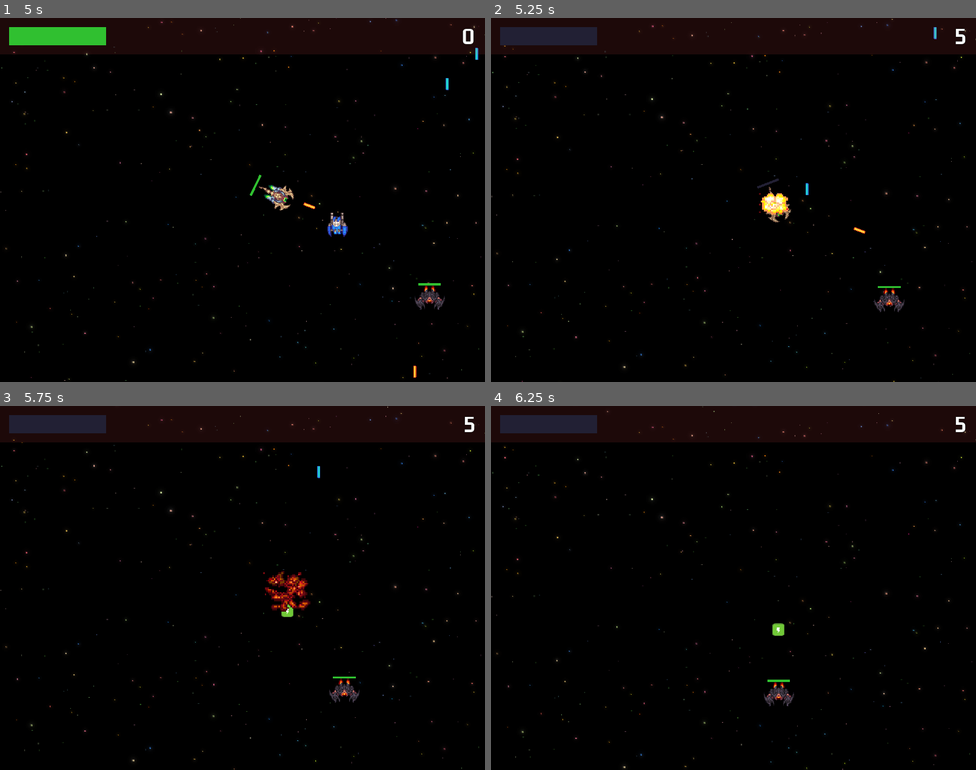
Above: before the commit, frames 1-4 (two rows, left to right).
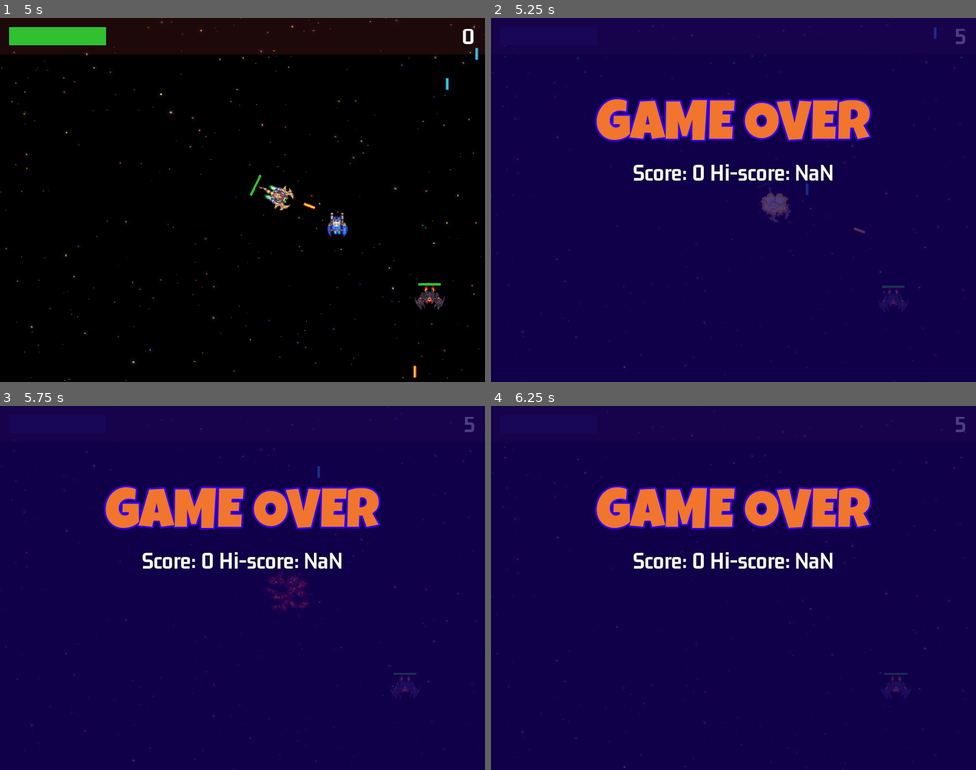
Above: after the commit, the same moments.

Repository: fj0lverkr/space-ace
Game: Godot game, scene res://scenes/main/main.tscn
Same seed, same stepped clock (60 frames per second), same inputs: the game is played once before the commit and once after it. Sound files missing from this copy of the repository are replaced by a short silence.
Inputs (mouse positions are in pixels of both pictures, inside the frame that each line leads up to):
- Up to frame 1 (5 s): click "Start" at 0.5 s; move the mouse to (349, 181) at 1.27 s; hold D (right) 1.28-2.03 s; click (349, 181) at 1.35 s; move the mouse to (145, 218) at 2.02 s; hold S (down) 2.03-2.78 s; click (145, 218) at 2.1 s; move the mouse to (291, 119) at 2.77 s; hold D (right) 2.78-3.53 s; click (291, 119) at 2.85 s; move the mouse to (218, 272) at 3.52 s; hold W (up) 3.53-4.28 s; click (218, 272) at 3.6 s; move the mouse to (388, 254) at 4.27 s; hold A (left) from 4.28 s (still down); click (388, 254) at 4.35 s
- Up to frame 2 (5.25 s): keep holding A (left); move the mouse to (588, 145) at 5.02 s; click (588, 145) at 5.1 s
- Up to frame 3 (5.75 s): keep holding A (left)
- Up to frame 4 (6.25 s): move the mouse to (757, 588) at 5.77 s; release A (left) at 5.78 s; hold S (down) from 5.78 s (still down); click (757, 588) at 5.85 s

Frame 1 is identical in both runs. In frame 2, 100% of the frame differs, in the area x 0-100%, y 0-100%; in frame 3, 100%; in frame 4, 100%.

Commit message:
Do game over stuff

Diff:
--- a/project.godot
+++ b/project.godot
@@ -38,6 +38,8 @@
 [global_group]
 
 Player=""
+Enemies=""
+Powerups=""
 
 [input]
 
--- /dev/null
+++ b/scenes/game_over/game_over.gd
@@ -0,0 +1,37 @@
+class_name GameOverUi
+
+extends Control
+
+@onready
+var score_label: Label = $VBoxContainer/Score
+@onready
+var continue_label: Label = $VBoxContainer/ContinueLabel
+@onready
+var continue_timer: Timer = $ContinueTimer
+
+var _can_continue: bool = false
+
+
+func _ready() -> void:
+    continue_label.text = " "
+    SignalBus.on_game_over.connect(_on_game_over)
+
+
+func _process(_delta: float) -> void:
+    if not _can_continue:
+        return
+
+    if Input.is_action_just_pressed("shoot"):
+        GameManager.load_main_scene()
+
+
+func _on_game_over() -> void:
+    var score_text: String = "Score: %s Hi-score: NaN" % GameManager.get_score()
+    score_label.text = score_text
+    continue_timer.start()
+    show()
+
+
+func _on_continue_timer_timeout() -> void:
+    _can_continue = true
+    continue_label.text = "Shoot to continue..."
--- a/scenes/game_over/game_over.tscn
+++ b/scenes/game_over/game_over.tscn
@@ -1,5 +1,6 @@
-[gd_scene load_steps=3 format=3 uid="uid://c1s37n2n08dy"]
+[gd_scene load_steps=4 format=3 uid="uid://c1s37n2n08dy"]
 
+[ext_resource type="Script" path="res://scenes/game_over/game_over.gd" id="1_j06p3"]
 [ext_resource type="LabelSettings" uid="uid://cb2u5o7m8jgyn" path="res://assets/LG_Title.tres" id="1_r6opf"]
 [ext_resource type="LabelSettings" uid="uid://bslymv1e3rjua" path="res://assets/GN_32_white.tres" id="2_fjsah"]
 
@@ -10,6 +11,7 @@
 anchor_bottom = 1.0
 grow_horizontal = 2
 grow_vertical = 2
+script = ExtResource("1_j06p3")
 
 [node name="ColorRect" type="ColorRect" parent="."]
 layout_mode = 1
@@ -18,7 +20,7 @@
 anchor_bottom = 1.0
 grow_horizontal = 2
 grow_vertical = 2
-color = Color(0.0823004, 7.26774e-06, 0.381535, 1)
+color = Color(0.0823529, 0, 0.380392, 0.760784)
 
 [node name="VBoxContainer" type="VBoxContainer" parent="."]
 layout_mode = 1
@@ -28,6 +30,10 @@
 grow_horizontal = 2
 grow_vertical = 2
 alignment = 1
+
+[node name="Spacer" type="Control" parent="VBoxContainer"]
+layout_mode = 2
+size_flags_vertical = 3
 
 [node name="Label" type="Label" parent="VBoxContainer"]
 layout_mode = 2
@@ -43,3 +49,24 @@
 label_settings = ExtResource("2_fjsah")
 horizontal_alignment = 1
 vertical_alignment = 1
+
+[node name="Spacer2" type="Control" parent="VBoxContainer"]
+layout_mode = 2
+size_flags_vertical = 3
+
+[node name="ContinueLabel" type="Label" parent="VBoxContainer"]
+layout_mode = 2
+text = "Shoot to continue..."
+label_settings = ExtResource("2_fjsah")
+horizontal_alignment = 1
+vertical_alignment = 1
+
+[node name="Spacer3" type="Control" parent="VBoxContainer"]
+layout_mode = 2
+size_flags_vertical = 3
+
+[node name="ContinueTimer" type="Timer" parent="."]
+wait_time = 5.0
+one_shot = true
+
+[connection signal="timeout" from="ContinueTimer" to="." method="_on_continue_timer_timeout"]
--- a/scenes/level/level.gd
+++ b/scenes/level/level.gd
@@ -9,18 +9,28 @@
 
 
 func _ready() -> void:
+	GameManager.set_game_over(false)
 	Engine.time_scale = 1
 	SoundManager.play_bgm(_bgm_player, SoundManager.Loop.MERCURY)
 	SignalBus.on_continue.connect(_toggle_pauze.bind(false))
+	SignalBus.on_game_over.connect(_on_game_over)
 
-	# for testing purposes
-	#SignalBus.on_try_powerup.emit(100.0, PowerUp.Type.SHIELD, Vector2(100.0, 100.0))
+	# DEBUG
 	SignalBus.on_request_enemy.emit(BaseEnemy.Type.ZIPPER, BaseEnemy.SubType.RED, _remove_me)
 	SignalBus.on_request_enemy.emit(BaseEnemy.Type.BIO, BaseEnemy.SubType.YELLOW, _remove_me)
 
 
 func _process(delta: float) -> void:
-	_process_input(delta)
+	if not GameManager.get_game_over():
+		_process_input(delta)
+
+	else:
+		# We remove these here as they might spawn in after the GameOver signal was emitted
+		for p: PowerUp in get_tree().get_nodes_in_group(Constants.GRP_PU):
+			p.deactivate()
+
+		if get_tree().get_nodes_in_group(Constants.GRP_PU).size() == 0:
+			set_process(false)
 
 
 func _process_input(_delta: float) -> void:
@@ -35,3 +45,9 @@
 		SignalBus.on_pause.emit()
 	else:
 		_pause_overlay.hide()
+
+
+func _on_game_over() -> void:
+	GameManager.set_game_over(true)
+	for e: BaseEnemy in get_tree().get_nodes_in_group(Constants.GRP_ENEMIES):
+		e.set_process(false)
--- a/scenes/level/level.tscn
+++ b/scenes/level/level.tscn
@@ -7,6 +7,7 @@
 [ext_resource type="PackedScene" uid="uid://dvfmgnuboyhc0" path="res://scenes/object_factory/object_factory.tscn" id="5_lifmh"]
 [ext_resource type="PackedScene" uid="uid://dh25ljt1eq0di" path="res://scenes/game_ui/game_ui.tscn" id="6_otpu6"]
 [ext_resource type="PackedScene" uid="uid://bs20cdkk1ucxy" path="res://scenes/camera_shake/camera_shake.tscn" id="7_beaod"]
+[ext_resource type="PackedScene" uid="uid://c1s37n2n08dy" path="res://scenes/game_over/game_over.tscn" id="7_j41uk"]
 
 [sub_resource type="Curve2D" id="Curve2D_cosep"]
 _data = {
@@ -38,4 +39,7 @@
 
 [node name="GameUI" parent="CanvasLayer" instance=ExtResource("6_otpu6")]
 
+[node name="GameOver" parent="CanvasLayer" instance=ExtResource("7_j41uk")]
+visible = false
+
 [node name="CameraShake" parent="." instance=ExtResource("7_beaod")]
--- a/scenes/object_factory/object_factory.gd
+++ b/scenes/object_factory/object_factory.gd
@@ -64,6 +64,7 @@
 
     var pu: PowerUp = POWER_UP.instantiate()
     pu.setup(type)
+    pu.add_to_group(Constants.GRP_PU)
     call_deferred(ADD_OBJECT, pu, gp)
 
 
@@ -83,4 +84,5 @@
         BaseEnemy.Type.BIO:
             enemy = BIOMECH.instantiate()
     enemy.setup(subtype)
+    enemy.add_to_group(Constants.GRP_ENEMIES)
     call_deferred(ADD_PATH_FOLLOWER, enemy, path)
--- a/scenes/player/player.gd
+++ b/scenes/player/player.gd
@@ -118,4 +118,5 @@
 
 
 func die() -> void:
+	SignalBus.on_game_over.emit()
 	queue_free()
--- a/scenes/power_up/power_up.gd
+++ b/scenes/power_up/power_up.gd
@@ -57,10 +57,10 @@
 
 
 func _on_timer_timeout() -> void:
-	_deactivate()
+	deactivate()
 
 
-func _deactivate(do_flicker: bool = true) -> void:
+func deactivate(do_flicker: bool = true) -> void:
 	_timer.stop()
 	if do_flicker:
 		_animation.play(FLICKER)
@@ -76,4 +76,4 @@
 func _on_area_entered(area: Area2D) -> void:
 	if area is Player:
 		SignalBus.on_get_powerup.emit(_type)
-		_deactivate(false)
+		deactivate(false)
--- a/singletons/constants.gd
+++ b/singletons/constants.gd
@@ -5,3 +5,5 @@
 
 const FLICKER: String = "flicker"
 const GRP_PLAYER: String = "Player"
+const GRP_ENEMIES: String = "Enemies"
+const GRP_PU: String = "Powerups"
--- a/singletons/game_manager.gd
+++ b/singletons/game_manager.gd
@@ -4,6 +4,7 @@
 const LEVEL: PackedScene = preload("res://scenes/level/level.tscn")
 
 var _score: int = 0
+var _game_over: bool = false
 
 
 func _ready() -> void:
@@ -24,3 +25,11 @@
 
 func _on_score_points(points: int) -> void:
 	_score += points
+
+
+func set_game_over(is_over: bool) -> void:
+	_game_over = is_over
+
+
+func get_game_over() -> bool:
+	return _game_over
--- a/singletons/signal_bus.gd
+++ b/singletons/signal_bus.gd
@@ -10,3 +10,4 @@
 signal on_player_hit(damage: int)
 signal on_player_heal(health: int)
 signal on_score_points(points: int)
+signal on_game_over()
Not shown: 1 places in scenes/level/level.tscn that only renumber resources
